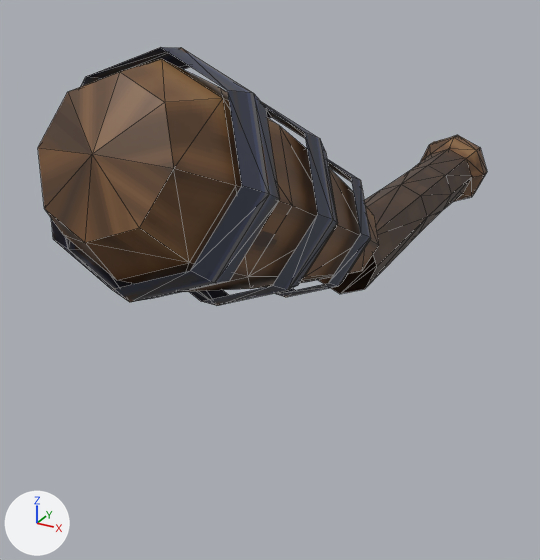
What one commit did to the glTF model assets/models/club.glb.
Camera for both pictures: a camera (50 mm lens) standing at (0.145, -0.433, 0.15) and looking at (-0.03, -0.114, -0.009). The axes (+X, +Y, +Z) are drawn at lower left. The lights are the same throughout. The older version comes first. Mesh edges are drawn as thin lines. Vertices at exactly the same position are counted once.

Before the edit, the objects in view are built like this:
```python
me_club = bpy.data.meshes.new('club')
me_club.from_pydata(...)  # 187 vertices, 296 faces; spans x -0.042..0.042, y -0.28..0.136, z -0.025..0.123
me_club.materials.append(mat_club)  # picture img_club
ob_club = bpy.data.objects.new('club', me_club)
ob_club.location = (0.0, 0.0, 0.0)
```
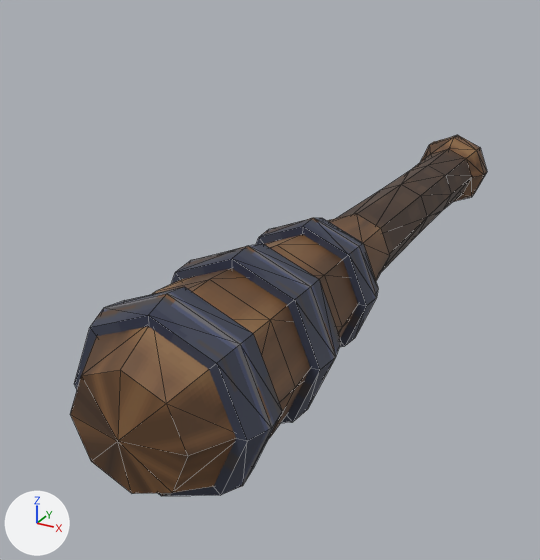
Boxes [x1, y1, x2, y2] around the edits, measured in the pictures (540 x 560 px):
'club', reshaped (7% narrower, 40% taller): before [38, 47, 487, 305]; after [70, 135, 487, 496]
part 1 of me_club, rebuilt (6% narrower, 21% taller): before [38, 59, 379, 292]; after [70, 213, 390, 494]
part 2 of me_club, added: after [256, 218, 378, 347]
part 3 of me_club, added: after [171, 244, 341, 423]
part 4 of me_club, added: after [74, 287, 282, 496]
part 5 of me_club, deleted: before [51, 47, 280, 302]
part 6 of me_club, cut back: before [190, 103, 371, 305]

The change, as a list of edits to the scene's bpy script:
```text
Change me_club:
    used by ob_club; location = (0.0, 0.0, 0.0)
    remove me_club.from_pydata(...)  # 187 vertices, 296 faces; spans x -0.042..0.042, y -0.28..0.136, z -0.025..0.123
    add me_club.from_pydata(...)  # 196 vertices, 368 faces; spans x -0.042..0.042, y -0.274..0.136, z -0.042..0.042
    me_club part 1: the loose piece of 49 vertices spanning x -0.037..0.037, y -0.28..-0.081, z -0.007..0.12 is rebuilt with 50 vertices and now spans x -0.037..0.037, y -0.274..-0.063, z -0.037..0.037
    me_club part 2: a new loose piece of 26 vertices spanning x -0.034..0.034, y -0.139..-0.112, z -0.034..0.034, in mat_club (picture img_club)
    me_club part 3: a new loose piece of 26 vertices spanning x -0.041..0.041, y -0.203..-0.171, z -0.041..0.041, in mat_club (picture img_club)
    me_club part 4: a new loose piece of 26 vertices spanning x -0.042..0.042, y -0.257..-0.23, z -0.042..0.042, in mat_club (picture img_club)
    me_club part 5: the loose piece of 24 vertices spanning x -0.042..0.042, y -0.271..-0.218, z 0.043..0.123 is deleted
    me_club part 6
    48 vertices are removed from x -0.041..0.041, y -0.223..-0.116, z 0.002..0.102
    64 faces are deleted
    1 vertex is added at (0.0, -0.113, 0.0)
    8 new faces join them
    other edits to the shape of me_club do not show in these pictures
```
